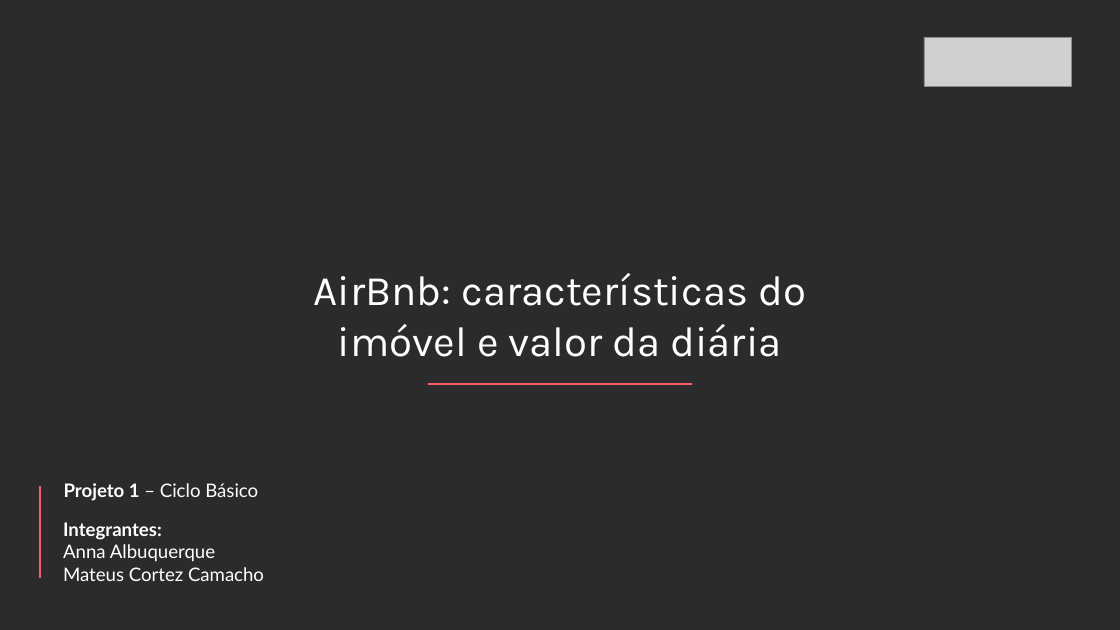
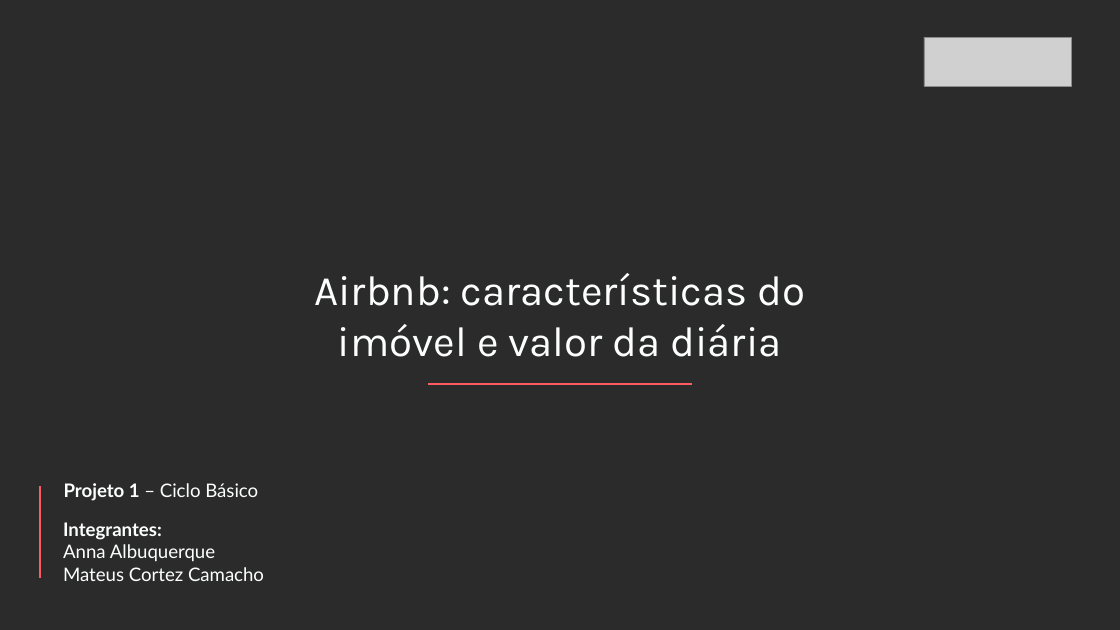
Before and after one commit to Matex0406/Projeto_1_CB, a slide deck: slide 1 of Materiais Descartados/Seminário 1 - Insper Data - Análise AirBnb.pptx. Drawn at 1120x630 pixels with LibreOffice and Linux fonts; fonts in the diff are those of the drawing; grey boxes stand for pictures; background and template pictures are left out; a plain dark background stands for a picture behind light text. Boxes give left, top, right and bottom in pixels: in the first picture for what was removed or moved away, otherwise in the second. Text is boxed around its words. In the diff, an @@ line names an element or a change of style, - is before the commit and + after.

```diff
--- a/Materiais Descartados/Seminário 1 - Insper Data - Análise AirBnb.pptx
+++ b/Materiais Descartados/Seminário 1 - Insper Data - Análise AirBnb.pptx
@@ text at [314,273,806,357]: text changed @@
-AirBnb: características do imóvel e valor da diária
+Airbnb: características do imóvel e valor da diária
```
Also in this commit, not shown: 1 other file.
